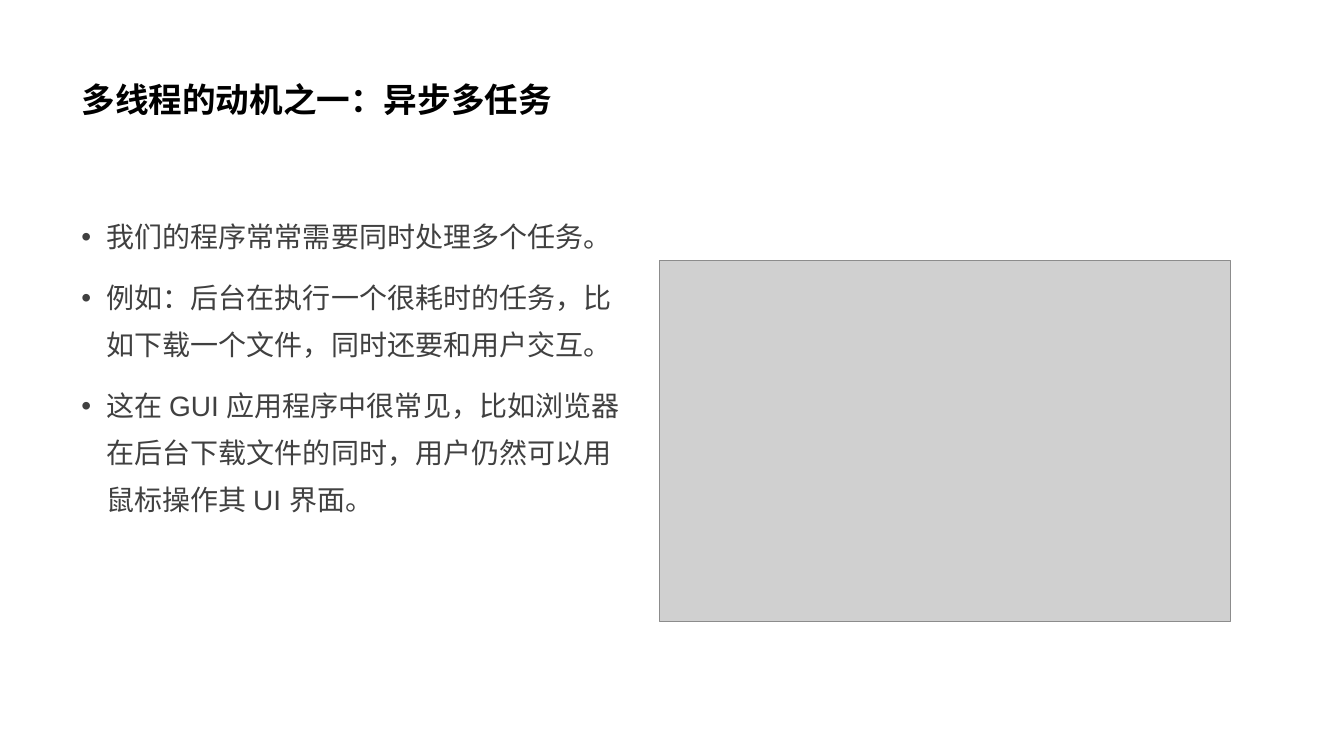
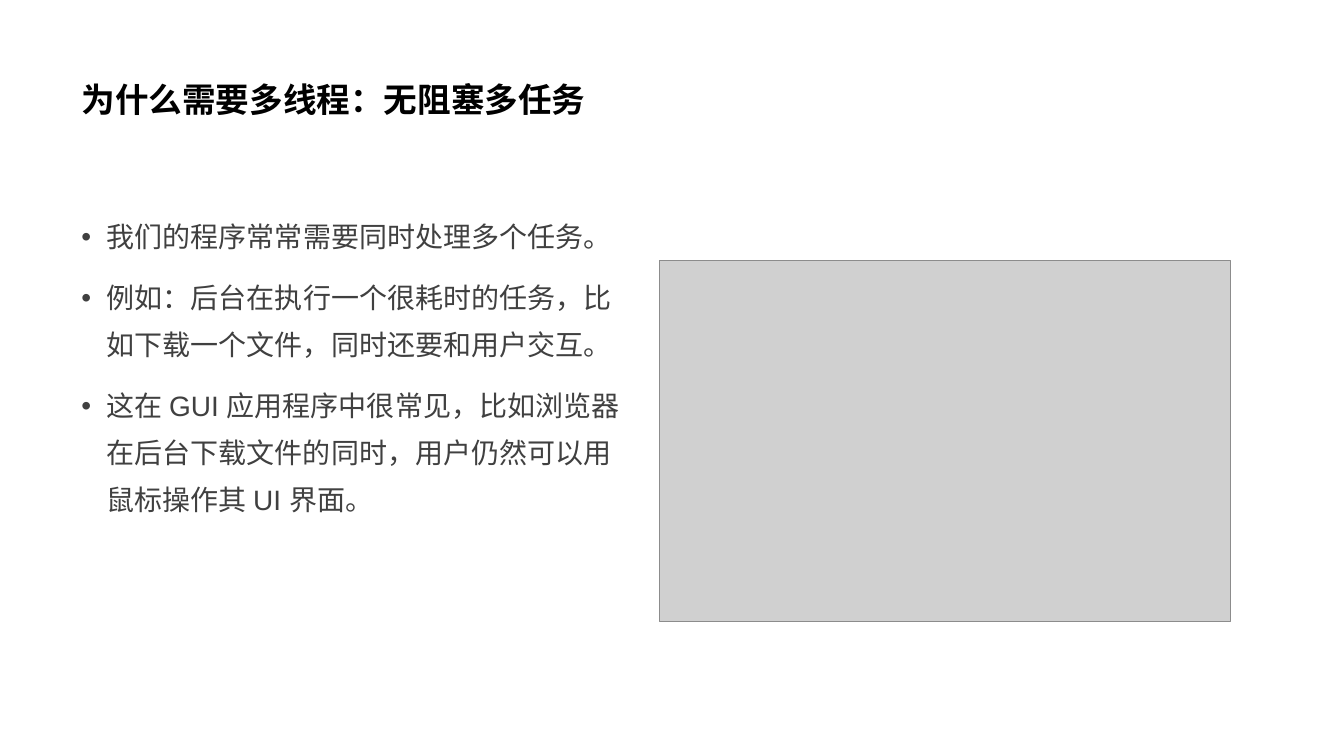
Before and after one commit to parallel101/course, a slide deck: slide 7 of 05/slides.pptx (slide 5 before the commit). Drawn at 1344x756 pixels with LibreOffice and Linux fonts; fonts in the diff are those of the drawing; grey boxes stand for pictures. Boxes give left, top, right and bottom in pixels: in the first picture for what was removed or moved away, otherwise in the second. Text is boxed around its words. In the diff, an @@ line names an element or a change of style, - is before the commit and + after.

```diff
--- a/05/slides.pptx
+++ b/05/slides.pptx
@@ title at (x1=81, y1=83, x2=585, y2=115): text changed @@
-多线程的动机之一：异步多任务
+为什么需要多线程：无阻塞多任务
```
Also in this commit, not shown: 3 other slides changed, 10 slides added, 15 other files.
